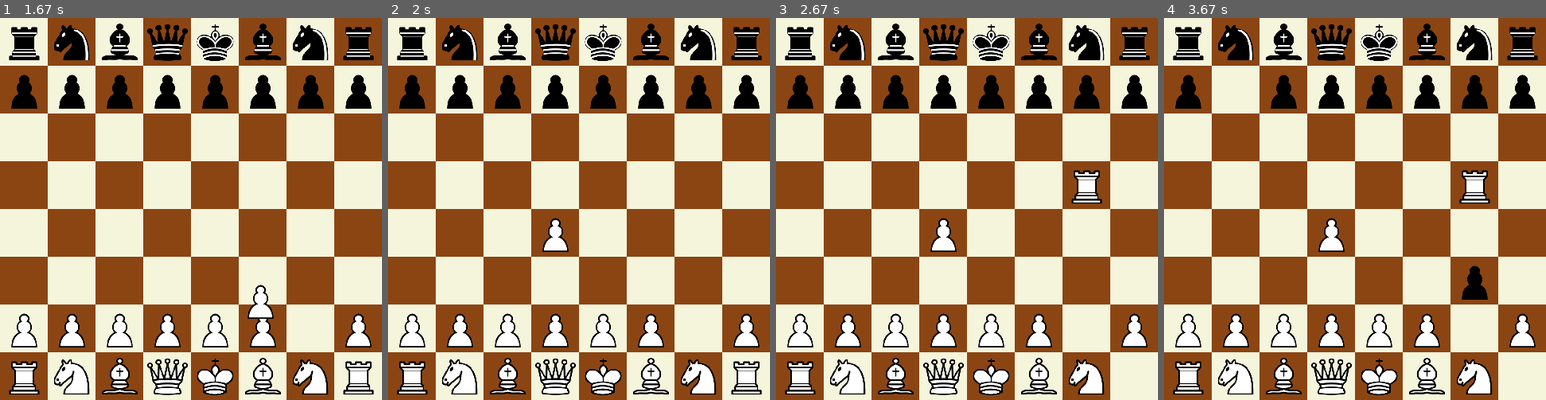
Above: before the commit, frames 1-4 (left to right).
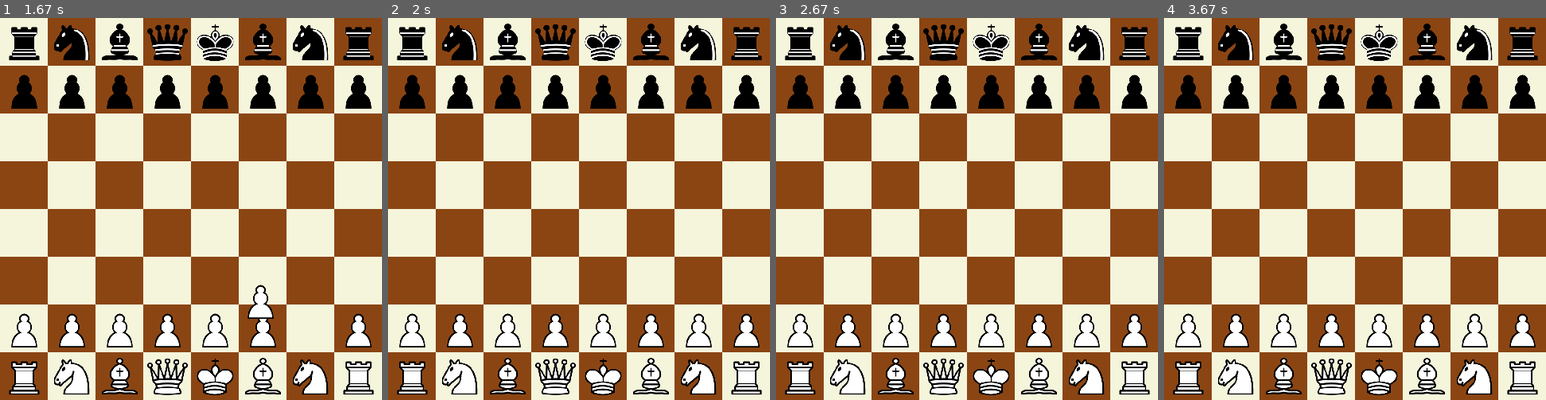
Above: after the commit, the same moments.

Repository: luismartinez-collab/CheesePie
Game: pygame game, started from CheesePie/PYGAME.py
Two runs of this game, one before a commit and one after it. Both use one fixed random seed, a clock stepped at 60 frames per second and the inputs below.
Inputs (mouse positions are in pixels of both pictures, inside the frame that each line leads up to):
- Up to frame 1 (1.67 s): press the mouse at (191, 231) at 0.37 s; move the mouse to (145, 224) at 0.47 s; release the mouse at (99, 212) at 0.6 s; click (328, 342) at 1.22 s; press the mouse at (328, 342) at 1.53 s; move the mouse to (259, 300) at 1.63 s
- Up to frame 2 (2 s): release the mouse at (579, 254) at 1.77 s; click (724, 354) at 1.88 s
- Up to frame 3 (2.67 s): press the mouse at (1112, 354) at 2.2 s; move the mouse to (1096, 277) at 2.3 s; release the mouse at (1085, 201) at 2.43 s
- Up to frame 4 (3.67 s): click (1240, 79) at 3.05 s; press the mouse at (1240, 79) at 3.37 s; move the mouse to (1362, 189) at 3.47 s; release the mouse at (1492, 296) at 3.6 s

Frame 1 is identical in both runs. In frame 2, 0.8% of the frame differs, in the area x 40-85%, y 52-87%; in frame 3, 1.8%; in frame 4, 2.6%, in the area x 15-98%, y 14-99%.

Commit message:
Add files via upload

Diff:
--- a/CheesePie/PYGAME.py
+++ b/CheesePie/PYGAME.py
@@ -12,7 +12,7 @@
 BLACK = (139, 69, 19)
 
 screen = pygame.display.set_mode((WIDTH, HEIGHT))
-pygame.display.set_caption("Movable Chess Pieces")
+pygame.display.set_caption("CheesePie")
 
 def draw_board(screen):
     for row in range(ROWS):
@@ -39,28 +39,213 @@
 
 # Example starting positions (expand for all pieces)
 pieces = [
-    {"row": 0, "col": 0, "color": "black", "type": "rook"},
-    {"row": 0, "col": 1, "color": "black", "type": "knight"},
-    {"row": 0, "col": 2, "color": "black", "type": "bishop"},
-    {"row": 0, "col": 3, "color": "black", "type": "queen"},
-    {"row": 0, "col": 4, "color": "black", "type": "king"},
-    {"row": 0, "col": 5, "color": "black", "type": "bishop"},
-    {"row": 0, "col": 6, "color": "black", "type": "knight"},
-    {"row": 0, "col": 7, "color": "black", "type": "rook"}
+    {"row": 0, "col": 0, "color": "black", "type": "rook", "startingPos": True},
+    {"row": 0, "col": 1, "color": "black", "type": "knight", "startingPos": True},
+    {"row": 0, "col": 2, "color": "black", "type": "bishop", "startingPos": True},
+    {"row": 0, "col": 3, "color": "black", "type": "queen", "startingPos": True},
+    {"row": 0, "col": 4, "color": "black", "type": "king", "startingPos": True},
+    {"row": 0, "col": 5, "color": "black", "type": "bishop", "startingPos": True},
+    {"row": 0, "col": 6, "color": "black", "type": "knight", "startingPos": True},
+    {"row": 0, "col": 7, "color": "black", "type": "rook", "startingPos": True}
 ] + [
-    {"row": 1, "col": col, "color": "black", "type": "pawn"} for col in range(8)
+    {"row": 1, "col": col, "color": "black", "type": "pawn", "startingPos": True} for col in range(8)
 ] + [
-    {"row": 7, "col": 0, "color": "white", "type": "rook"},
-    {"row": 7, "col": 1, "color": "white", "type": "knight"},
-    {"row": 7, "col": 2, "color": "white", "type": "bishop"},
-    {"row": 7, "col": 3, "color": "white", "type": "queen"},
-    {"row": 7, "col": 4, "color": "white", "type": "king"},
-    {"row": 7, "col": 5, "color": "white", "type": "bishop"},
-    {"row": 7, "col": 6, "color": "white", "type": "knight"},
-    {"row": 7, "col": 7, "color": "white", "type": "rook"}
+    {"row": 7, "col": 0, "color": "white", "type": "rook", "startingPos": True},
+    {"row": 7, "col": 1, "color": "white", "type": "knight", "startingPos": True},
+    {"row": 7, "col": 2, "color": "white", "type": "bishop", "startingPos": True},
+    {"row": 7, "col": 3, "color": "white", "type": "queen", "startingPos": True},
+    {"row": 7, "col": 4, "color": "white", "type": "king", "startingPos": True},
+    {"row": 7, "col": 5, "color": "white", "type": "bishop", "startingPos": True},
+    {"row": 7, "col": 6, "color": "white", "type": "knight", "startingPos": True},
+    {"row": 7, "col": 7, "color": "white", "type": "rook", "startingPos": True}
 ] + [
-    {"row": 6, "col": col, "color": "white", "type": "pawn"} for col in range(8)
+    {"row": 6, "col": col, "color": "white", "type": "pawn", "startingPos": True} for col in range(8)
 ]
+
+
+""" IMPORTANTE TERMINAR
+def check_piece_in_the_way(piece_type, piece_color ,trying_to_move_to_row, trying_to_move_to_col, pre_move_row, pre_move_col, piece_starting_pos):
+
+    if piece_type == "pawn":
+
+        return True
+
+    elif piece_type == "bishop":
+
+        return True
+
+    elif piece_type == "rook":
+
+        return True
+
+    elif piece_type == "queen":
+
+        return True
+
+    elif piece_type == "king":
+
+        return True
+
+
+    return True
+
+"""
+
+def check_move(piece_type, piece_color ,trying_to_move_to_row, trying_to_move_to_col, pre_move_row, pre_move_col, piece_starting_pos, whose_turn):
+
+    if piece_color == "black" and whose_turn == True:
+        return False
+    elif piece_color == "white" and whose_turn == False:
+        return False
+
+
+    if piece_type == "pawn":
+
+        if piece_color == "white":
+
+
+            if trying_to_move_to_col != pre_move_col:
+                return False
+
+            if trying_to_move_to_row >= pre_move_row:
+                return False
+
+            if trying_to_move_to_row < pre_move_row - 1:
+                if not piece_starting_pos:
+                    return False
+                else:
+                    if trying_to_move_to_row < pre_move_row - 2:
+                        return False
+
+            print("white pawn")
+
+            return True
+        else:
+
+            if trying_to_move_to_col != pre_move_col:
+                return False
+
+            if trying_to_move_to_row <= pre_move_row:
+                return False
+
+            if trying_to_move_to_row > pre_move_row + 1:
+                if not piece_starting_pos:
+                    return False
+                else:
+                    if trying_to_move_to_row > pre_move_row + 2:
+                        return False
+
+            print("black pawn")
+
+            return True
+
+    elif piece_type == "knight":
+
+        valid_row = False
+        valid_col = False
+
+        if piece_color == "white":
+            print("white knight")
+        else:
+            print("black knight")
+
+        if (pre_move_row - 2 == trying_to_move_to_row) or (pre_move_row + 2 == trying_to_move_to_row):
+            valid_row = True
+
+            if (pre_move_col - 1 == trying_to_move_to_col) or (pre_move_col + 1 == trying_to_move_to_col):
+                valid_col = True
+        elif (pre_move_row - 1 == trying_to_move_to_row) or (pre_move_row + 1 == trying_to_move_to_row):
+            valid_row = True
+
+            if (pre_move_col - 2 == trying_to_move_to_col) or (pre_move_col + 2 == trying_to_move_to_col):
+                valid_col = True
+
+
+        if valid_col and valid_row:
+            return True
+        else:
+            return False
+
+    elif piece_type == "bishop":
+
+        valor_absoluto_col = abs(trying_to_move_to_col - pre_move_col)
+        valor_absoluto_row = abs(trying_to_move_to_row - pre_move_row)
+
+        if valor_absoluto_col != valor_absoluto_row:
+            return False
+
+        if piece_color == "white":
+            print("white bishop")
+        else:
+            print("black bishop")
+
+        return True
+
+    elif piece_type == "rook":
+
+        valid_move = False
+
+        if pre_move_col == trying_to_move_to_col:
+            valid_move = True
+        elif pre_move_row == trying_to_move_to_row:
+            valid_move = True
+
+        if piece_color == "white":
+            print("white rook")
+        else:
+            print("black rook")
+
+        if valid_move == True:
+            return True
+        else:
+            return False
+    elif piece_type == "queen":
+
+        valid_move = False
+
+        valor_absoluto_col = abs(trying_to_move_to_col - pre_move_col)
+        valor_absoluto_row = abs(trying_to_move_to_row - pre_move_row)
+
+        if pre_move_col == trying_to_move_to_col:
+            valid_move = True
+        elif pre_move_row == trying_to_move_to_row:
+            valid_move = True
+        elif valor_absoluto_col == valor_absoluto_row:
+            valid_move = True
+
+        if piece_color == "white":
+            print("white queen")
+        else:
+            print("black queen")
+
+        if valid_move == True:
+            return True
+        else:
+            return False
+
+    elif piece_type == "king":
+
+        valid_move = False
+
+        if (abs(trying_to_move_to_col - pre_move_col) == 1) and (abs(trying_to_move_to_row - pre_move_row) == 1):
+            valid_move = True
+        elif (abs(trying_to_move_to_col - pre_move_col) == 1) and (abs(trying_to_move_to_row - pre_move_row) == 0):
+            valid_move = True
+        elif (abs(trying_to_move_to_col - pre_move_col) == 0) and (abs(trying_to_move_to_row - pre_move_row) == 1):
+            valid_move = True
+
+
+        if piece_color == "white":
+            print("white king")
+        else:
+            print("black king")
+
+        if valid_move == True:
+            return True
+        else:
+            return False
+
+
 
 def draw_pieces(screen, pieces, images, selected=None):
     for idx, piece in enumerate(pieces):
@@ -81,10 +266,18 @@
 def get_piece_at(row, col):
     for idx, piece in enumerate(pieces):
         if piece["row"] == row and piece["col"] == col:
-            return idx
+            return idx, piece['type'], piece['color'], piece['startingPos']
     return None
 
+current_turn_white = True
+
 selected_piece = None
+selected_piece_type = None
+selected_piece_color = None
+selected_piece_starting_pos = None
+
+selected_piece_pre_col = None
+selected_piece_pre_row = None
 
 running = True
 while running:
@@ -94,16 +287,54 @@
         elif event.type == pygame.MOUSEBUTTONDOWN:
             mx, my = event.pos
             col, row = mx // SQUARE_SIZE, my // SQUARE_SIZE
-            idx = get_piece_at(row, col)
-            if idx is not None:
+            print("Pre Move COL: " + str(col))
+            print("Pre Move ROW: " + str(row))
+
+            idx = None
+            piece_type = None
+            piece_color = None
+            starting_pos = None
+
+            if get_piece_at(row, col) != None:
+                idx, piece_type, piece_color, starting_pos = get_piece_at(row, col)
+
+            if idx is not None or piece_type is not None:
                 selected_piece = idx
+                selected_piece_type = piece_type
+                selected_piece_color = piece_color
+                selected_piece_starting_pos = starting_pos
+
+                selected_piece_pre_col = col
+                selected_piece_pre_row = row
         elif event.type == pygame.MOUSEBUTTONUP:
-            if selected_piece is not None:
+            if (selected_piece is not None or piece_type is not None or piece_color is not None):
                 mx, my = event.pos
                 col, row = mx // SQUARE_SIZE, my // SQUARE_SIZE
-                pieces[selected_piece]["row"] = row
-                pieces[selected_piece]["col"] = col
-                selected_piece = None
+
+                if check_move(selected_piece_type, selected_piece_color, row, col, selected_piece_pre_row, selected_piece_pre_col, selected_piece_starting_pos, current_turn_white):
+
+                    print("After Move COL: " + str(col))
+                    print("After Move ROW: " + str(row))
+
+                    pieces[selected_piece]["startingPos"] = False
+                    pieces[selected_piece]["row"] = row
+                    pieces[selected_piece]["col"] = col
+
+
+                    current_turn_white = not current_turn_white
+                    selected_piece = None
+                    selected_piece_pre_row = None
+                    selected_piece_pre_col = None
+                    selected_piece_type = None
+                    selected_piece_color = None
+                    selected_piece_starting_pos = None
+                else:
+                    selected_piece = None
+                    selected_piece_pre_row = None
+                    selected_piece_pre_col = None
+                    selected_piece_type = None
+                    selected_piece_color = None
+                    selected_piece_starting_pos = None
 
     draw_board(screen)
     draw_pieces(screen, pieces, images, selected_piece)
